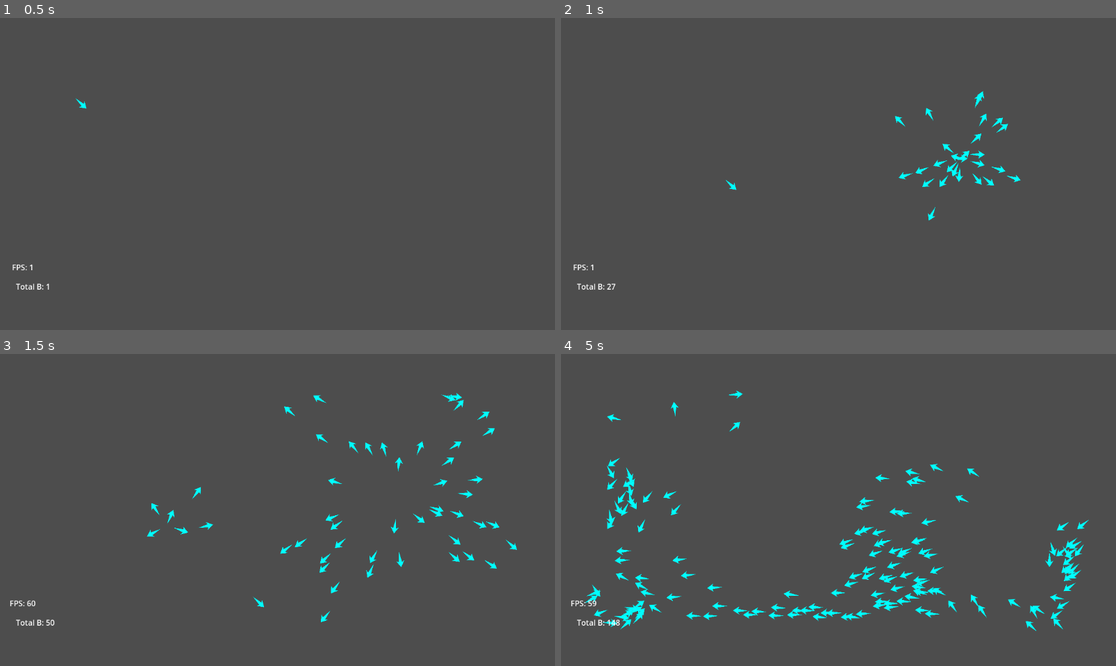
Above: before the commit, frames 1-4 (two rows, left to right).
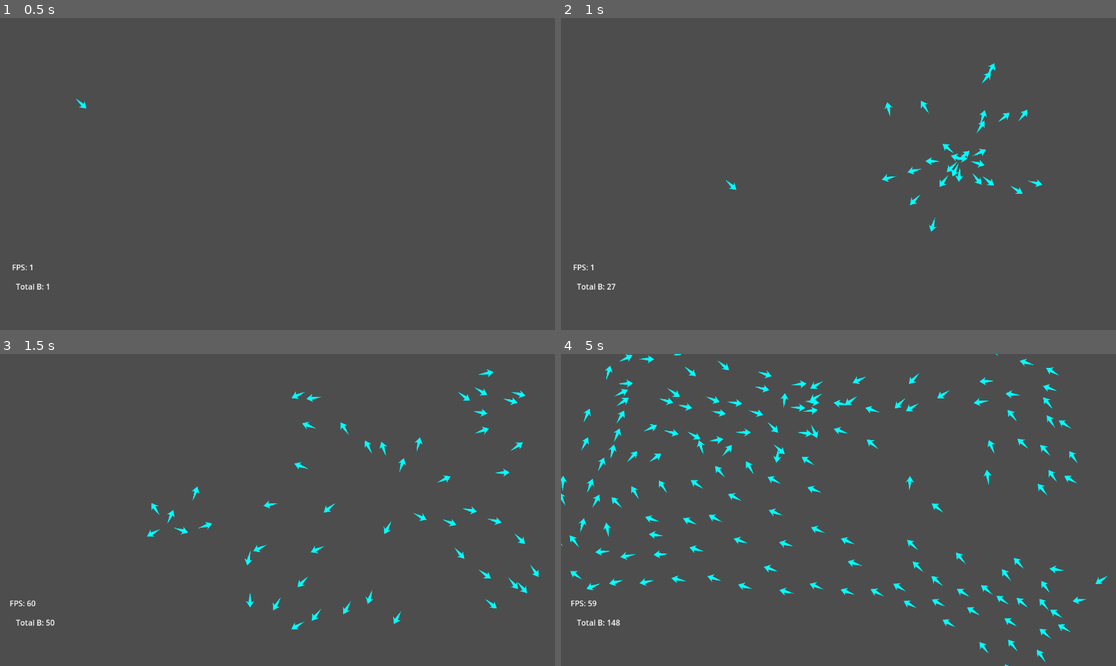
Above: after the commit, the same moments.

Repository: Vivek13130/Boids
Game: Godot game, scene res://scenes/main_scene.tscn
Two runs of this game, one before a commit and one after it. Both use one fixed random seed, a clock stepped at 60 frames per second and the inputs below.
Inputs (mouse positions are in pixels of both pictures, inside the frame that each line leads up to):
- Up to frame 1 (0.5 s): no input
- Up to frame 2 (1 s): tap Enter at 0.5 s; move the mouse to (960, 158) at 0.52 s; hold S (spawn_boid) from 0.53 s (still down)
- Up to frame 3 (1.5 s): move the mouse to (166, 525) at 1.27 s; release S (spawn_boid) at 1.28 s; tap S (spawn_boid) at 1.35 s
- Up to frame 4 (5 s): move the mouse to (894, 441) at 2.02 s; hold S (spawn_boid) 2.03-2.78 s; move the mouse to (810, 572) at 2.77 s; tap S (spawn_boid) at 2.85, 4.35 s; move the mouse to (1005, 556) at 3.52 s; hold S (spawn_boid) 3.53-4.28 s; move the mouse to (672, 463) at 4.27 s

Frame 1 is identical in both runs. In frame 2, 0.7% of the frame differs, in the area x 57-87%, y 14-69%; in frame 3, 2.1%; in frame 4, 7.0%, in the area x 0-99%, y 0-100%.

Commit message:
Add files via upload
adjusted some weights ,

cohesion , seperation and alignment all are working fine

now need to impliment sliders and trails

Diff:
--- a/scenes/manager.gd
+++ b/scenes/manager.gd
@@ -5,10 +5,10 @@
 const BOID_COLOR = Color(1.0, 0.0, 0.0)
 
 #some constants for the boids
-const COHESION = 0.1 # ranges between 0 to 1
-const ALIGNMENT = 0.5 # ranges between 0 to 1
+const COHESION = 3 # ranges between 0 to n
+const ALIGNMENT = 0.8 # ranges between 0 to 1
 const SEPERATION_DISTANCE = 200 # min stable distance between any two boids
-const SEPERATION_SENSITIVITY = 3 # how aggressively boids react to the seperation
+const SEPERATION_SENSITIVITY = 100 # how aggressively boids react to the seperation
 const NOISE = 0
 
 const FLOCKING_UPDATE_LATENCY = 10 # every x frames , new flocking will be applied
